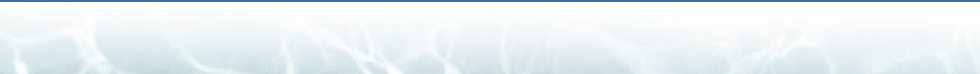
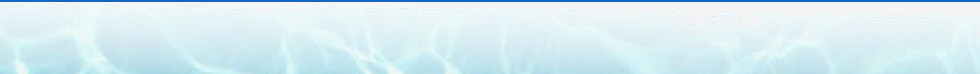
Layers edited between the first and the second 980×74 image:
removed layer "Livello" over left=0, top=0, right=980, bottom=2
renamed "swimfooter.jpg" to "swimfooter2.png", painted on it over left=0, top=0, right=980, bottom=74
